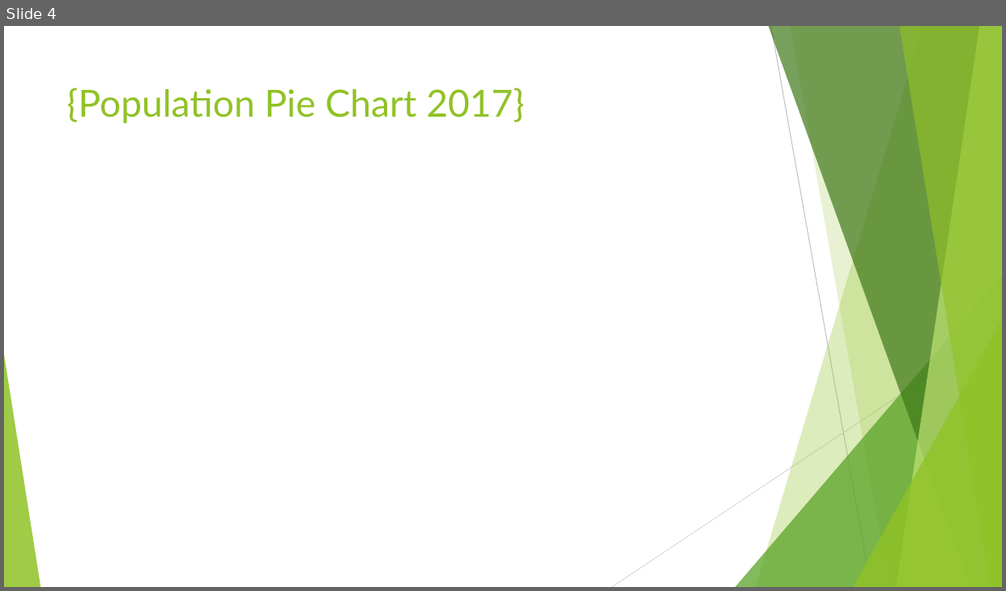
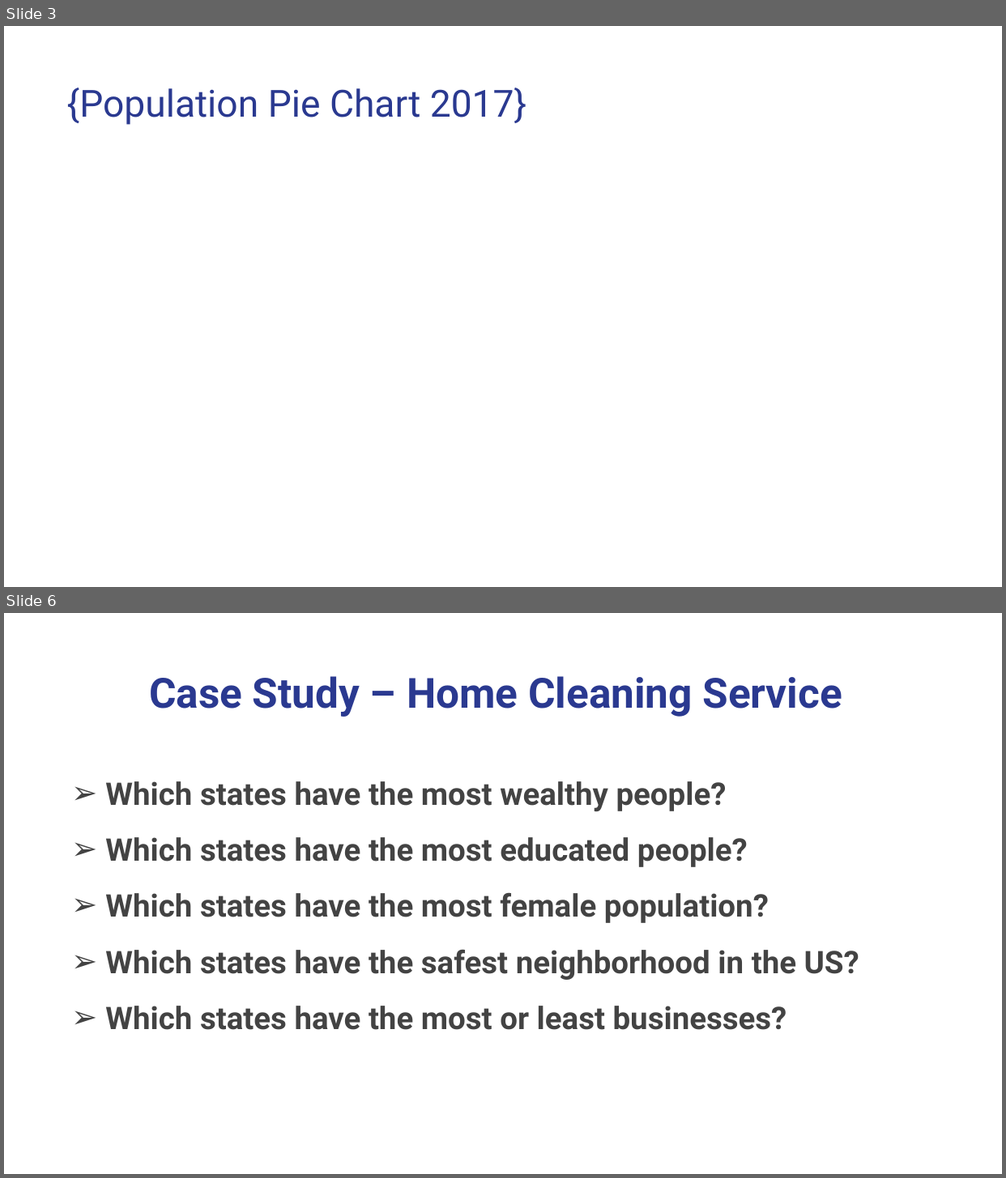
Before and after one commit to Janie228/Entrepreneur_Consultant_1, a slide deck: Doc/Entrepreneurs Research.pptx. Shown one above the other, each under a label of ours: slide 4 before the commit, slides 3 and 6 after it; the slides between them are not shown. The pictures are 1006x591 and 1006x1178 pixels, drawn with LibreOffice and Linux fonts; fonts in the diff are those of the drawing; background and template pictures are left out. Boxes give left, top, right and bottom in pixels: in the first picture for what was removed or moved away, otherwise in the second. Text is boxed around its words. In the diff, an @@ line names an element or a change of style, - is before the commit and + after.

```diff
--- a/Doc/Entrepreneurs Research.pptx
+++ b/Doc/Entrepreneurs Research.pptx
@@ slide 6 added at [4, 613, 1002, 1174], background #FFFFFF @@
@@ title added at [149, 676, 842, 717], 40 pt, text #2A3990, bold @@
+Case Study – Home Cleaning Service
@@ text added at [105, 781, 859, 1030], 30 pt, text #434343, bold @@
+➢ Which states have the most wealthy people?
+➢ Which states have the most educated people?
+➢ Which states have the most female population?
+➢ Which states have the safest neighborhood in the US?
+➢ Which states have the most or least businesses?
@@ what was slide 4 is now slide 3 @@
@@ slide 3 changed as well @@
@@ title "{Population Pie Chart 2017}" at [67, 88, 526, 125]: font Lato to Roboto, text colour #90C226 to #2A3990 @@
@@ group removed at [4, 26, 1002, 587]: 5 freeform shapes, 3 triangles, 2 lines @@
```
Also in this commit, not shown: 3 other slides changed, 13 other slides added, 7 slides removed, 1 other file.
